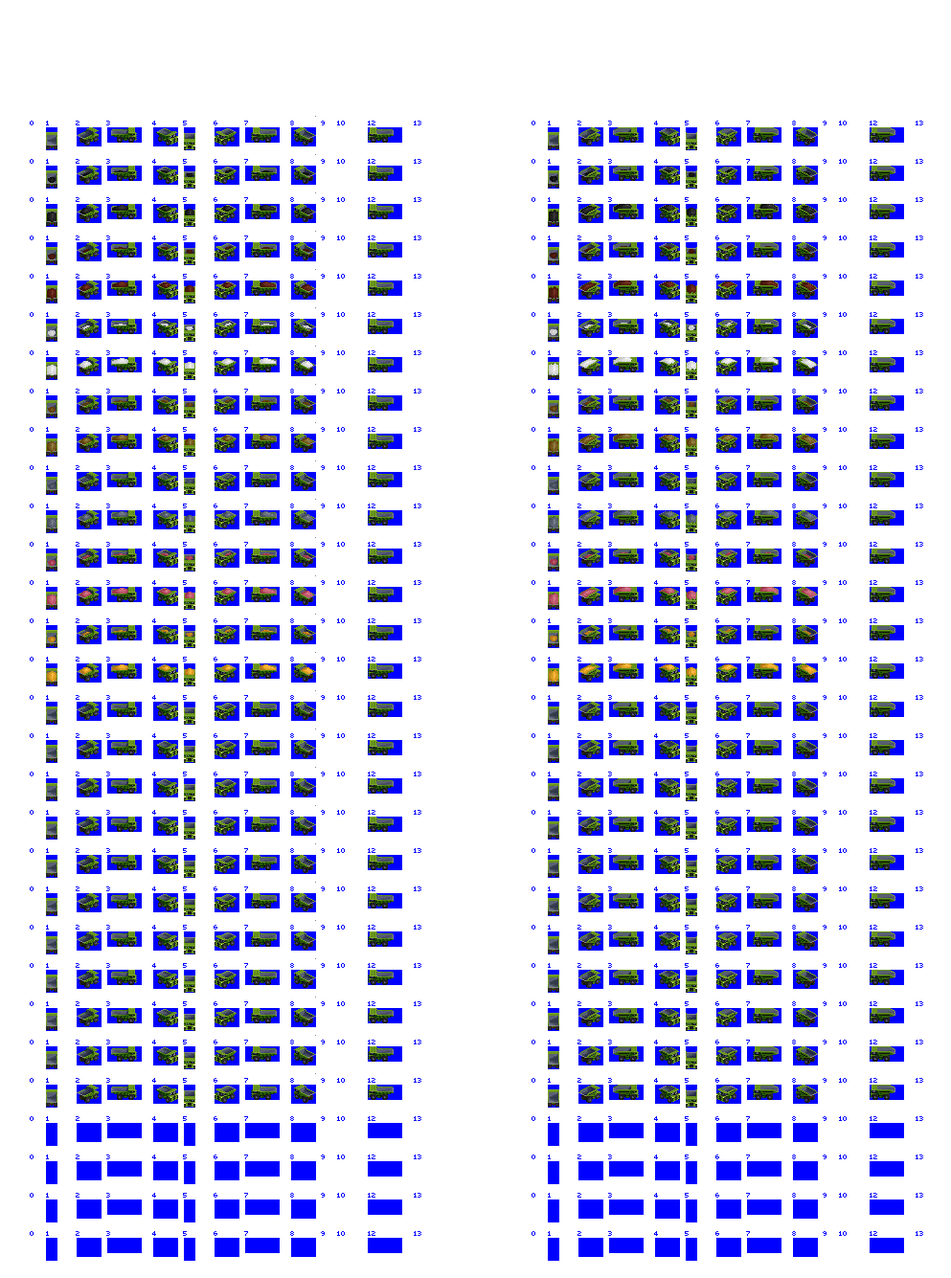
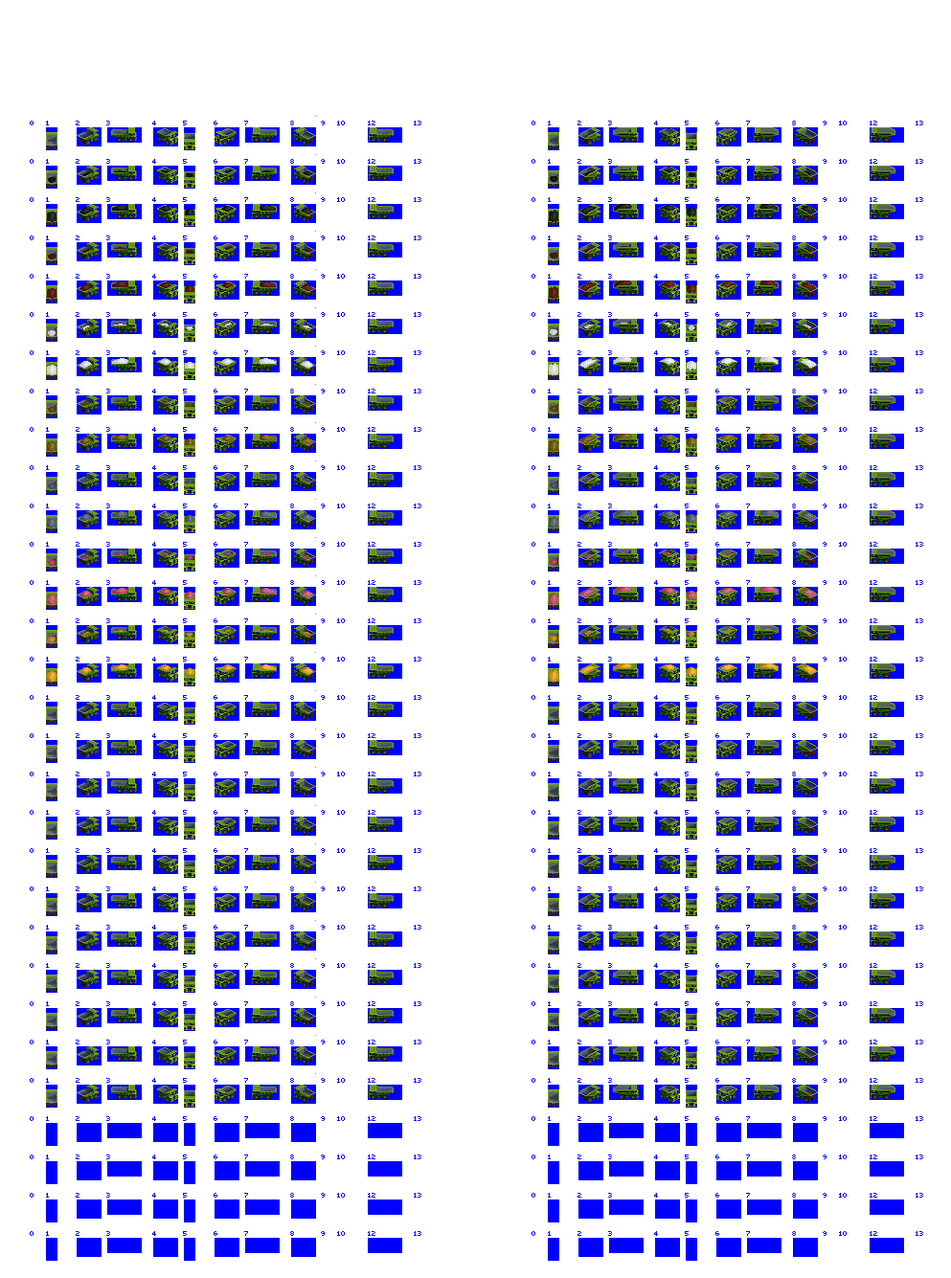
The second 951x1278 image is a revision of the first. Changes to its layers:
painted on "Mining Truck Chassis" (1st of 2, in "60t") over (183, 136, 223, 1105)
painted on "Mining Truck Chassis" (2nd of 2, in "90t") over (685, 136, 724, 1105)
